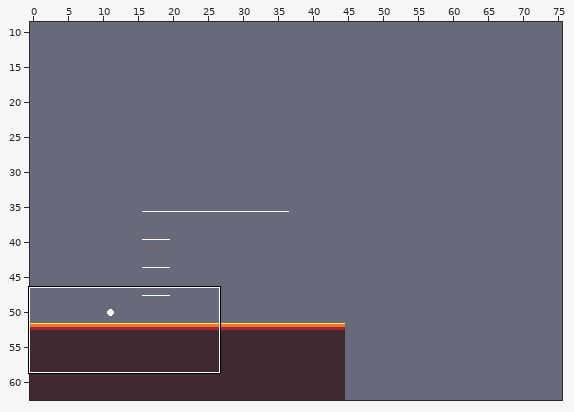
A LDtk project gets an edit: res/LevelProject.ldtk. The picture above shows the old version from afar; the outline marks the close-up.
Close-up. Before:
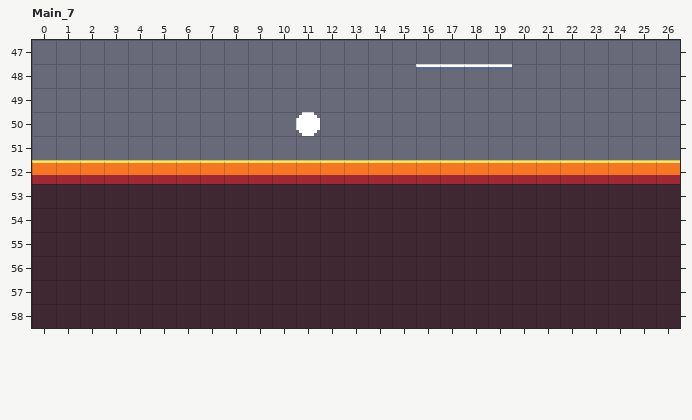
Cells are 8x8 px. Shown: Main_7 x 0..26, y 47..58. The commit also changed other parts of the map, which this record leaves out. The old version is drawn lined up with the new one.
The result:
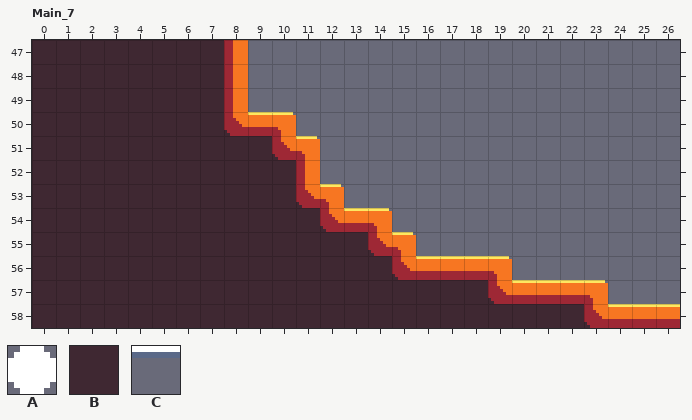
Key: from "Entities": A 128; from "Walls": B 1 "Wood", C 9 "PlatformDown".
_ is an empty cell.
Objects are placed by their top-left corner, in cells (3,4 is the top-left corner of cell 3,4); size is 1x1 cell unless given.
From old to new:
map size 45x36 -> 76x63 cells (old content now starts at 0,27; both pictures use the new coordinates)
Layer "Walls":
y 47: x 0..8 _________ -> BBBBBBBBB
y 48: x 0..8 _________ -> BBBBBBBBB; x 16..19 CCCC -> ____
y 49: x 0..8 _________ -> BBBBBBBBB
y 50: x 0..10 ___________ -> BBBBBBBBBBB
y 51: x 0..11 ____________ -> BBBBBBBBBBBB
y 52: x 12..26 BBBBBBBBBBBBBBB -> _______________
y 53: x 13..26 BBBBBBBBBBBBBB -> ______________
y 54: x 15..26 BBBBBBBBBBBB -> ____________
y 55: x 16..26 BBBBBBBBBBB -> ___________
y 56: x 20..26 BBBBBBB -> _______
y 57: x 24..26 BBB -> ___
Layer "Entities":
changed: A "Hero" at 11,50 -> outside this view
